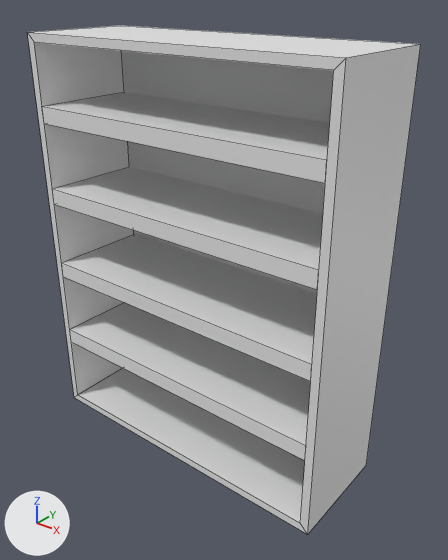
One commit to the FBX model Assets/Models/Props/Props_Shelf.FBX: the scene before it, then after it.
Rendered twice from a 50 mm camera at (2.19, -2.58, 2.77) aimed at (0.11, 0.03, 1.15). The lights are fixed; the arrows at lower left show +X, +Y and +Z. Mesh edges are drawn as thin lines.
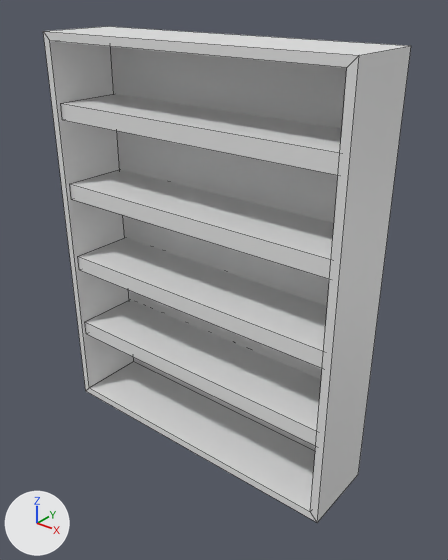
Patch to the scene script:
```diff
--- a/Assets/Models/Props/Props_Shelf.FBX.py
+++ b/Assets/Models/Props/Props_Shelf.FBX.py
@@ me_mesh @@
 me_mesh.from_pydata(...)  # 48 vertices, 38 faces; spans x -39.4..39.4, y -13.8..13.8, z 0.0..98.4
 # used by ob_box001; location = (0.0, 0.0, 0.0); scale = (0.0254, 0.0254, 0.0254)
+# me_mesh part 1: the loose piece of 16 vertices spanning x -39.4..39.4, y -13.8..13.8, z 0.0..98.4 is scaled about the mesh origin by (2.54, 1.77, 2.54)
+# me_mesh part 2: the loose piece of 8 vertices spanning x -37.4..37.4, y -13.8..13.8, z 78.7..82.7 is scaled about its middle by (2.54, 1.59, 2.54), then moved by (0.0, 0.3, 124.3)
+# me_mesh part 3: the loose piece of 8 vertices spanning x -37.4..37.4, y -13.8..13.8, z 59.1..63.0 is scaled about its middle by (2.54, 1.59, 2.54), then moved by (0.0, 0.3, 94.0)
+# me_mesh part 4: the loose piece of 8 vertices spanning x -37.4..37.4, y -13.8..13.8, z 39.4..43.3 is scaled about its middle by (2.54, 1.59, 2.54), then moved by (0.0, 0.3, 63.7)
+# me_mesh part 5: the loose piece of 8 vertices spanning x -37.4..37.4, y -13.8..13.8, z 19.7..23.6 is scaled about its middle by (2.54, 1.59, 2.54), then moved by (0.0, 0.3, 33.3)
@@ ob_box001 @@
 ob_box001.location = (0.0, 0.0, 0.0)
-ob_box001.scale = (0.0254, 0.0254, 0.0254)
+ob_box001.scale = (0.01, 0.01, 0.01)
```

Changed parts and their boxes [x1, y1, x2, y2] in the pictures (448 x 560 px; the box of a moved part takes in the faces that stretch with it):
'Box001', reshaped, rescaled (7% narrower)
    before: [27, 26, 421, 534]
    after: [43, 26, 411, 523]
part 1 of me_mesh, moved or reshaped
    before: [27, 26, 421, 534]
    after: [43, 26, 411, 523]
part 2 of me_mesh, moved or reshaped
    before: [42, 92, 330, 183]
    after: [61, 94, 342, 175]
part 3 of me_mesh, moved or reshaped
    before: [52, 167, 323, 290]
    after: [70, 169, 334, 279]
part 4 of me_mesh, moved or reshaped
    before: [62, 234, 317, 381]
    after: [78, 238, 327, 368]
part 5 of me_mesh, moved or reshaped
    before: [70, 303, 311, 460]
    after: [85, 300, 321, 446]
